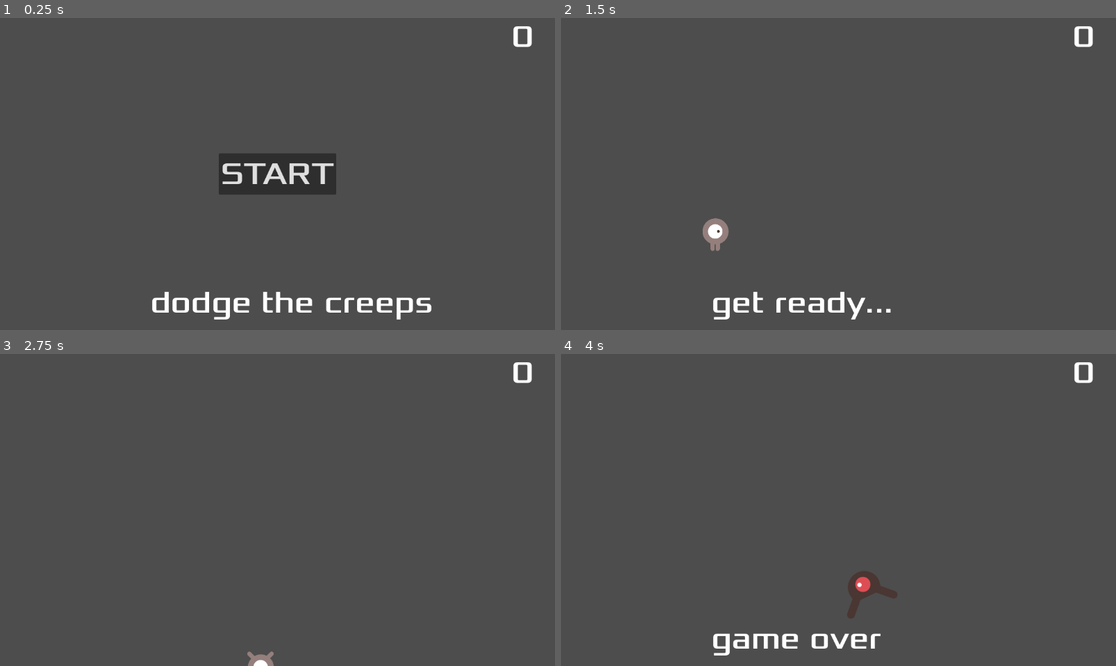
Above: before the commit, frames 1-4 (two rows, left to right).
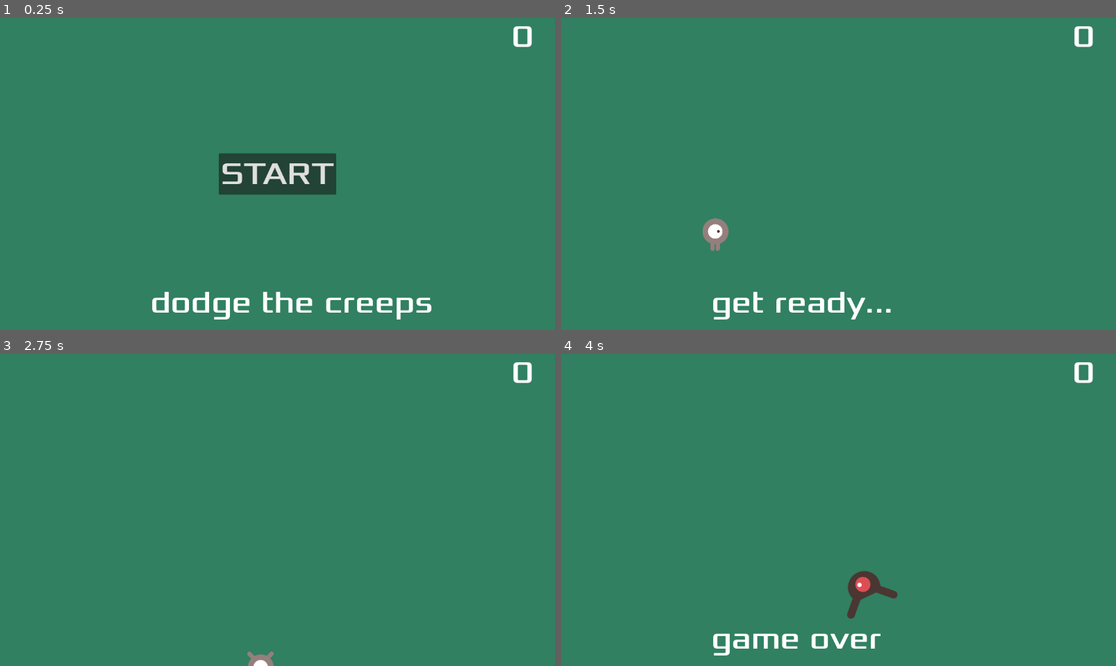
Above: after the commit, the same moments.

Repository: kylednotm/ProjectOne
Game: Godot game, scene res://main.tscn
Same seed, same stepped clock (60 frames per second), same inputs: the game is played once before the commit and once after it.
Inputs:
- Up to frame 1 (0.25 s): no input
- Up to frame 2 (1.5 s): click "START" at 0.5 s; tap Enter at 1.25 s; hold Right (move_right) from 1.28 s (still down)
- Up to frame 3 (2.75 s): release Right (move_right) at 2.03 s; hold Down (move_down) from 2.03 s (still down)
- Up to frame 4 (4 s): release Down (move_down) at 2.78 s; hold Right (move_right) 2.78-3.53 s; hold Up (move_up) from 3.53 s (still down)

The runs differ from the first frame. In frame 1, 96% of the frame differs, in the area x 0-100%, y 0-100%; in frame 2, 99%; in frame 3, 100%; in frame 4, 99%.

Commit message:
music added

Diff:
--- a/main.gd
+++ b/main.gd
@@ -18,11 +18,14 @@
 func game_over():
 	$scoretimer.stop()
 	$mobtimer.stop()
+	$music.stop()
+	$deathsound.play()
 	$hud.show_game_over()
 
 func new_game():
 	score = 0
 	$Player.start($startposition.position)
+	$music.play()
 	$starttimer.start()
 	$hud.update_score(score)
 	$hud.show_message('get ready...')
--- a/main.tscn
+++ b/main.tscn
@@ -1,8 +1,10 @@
-[gd_scene load_steps=6 format=3 uid="uid://2w4owonsbtfg"]
+[gd_scene load_steps=8 format=3 uid="uid://2w4owonsbtfg"]
 
 [ext_resource type="Script" path="res://main.gd" id="1_kw5wn"]
 [ext_resource type="PackedScene" uid="uid://dmwlybv3xftb" path="res://player.tscn" id="1_xumb3"]
 [ext_resource type="PackedScene" uid="uid://df84b4fdjvy8m" path="res://mob.tscn" id="2_semim"]
+[ext_resource type="AudioStream" uid="uid://2vmp0w4nrrqk" path="res://resources/sprites/dodge_assets/art/House In a Forest Loop.ogg" id="3_ji1cs"]
+[ext_resource type="AudioStream" uid="uid://dutbije70kes0" path="res://resources/sprites/dodge_assets/art/gameover.wav" id="4_chuvv"]
 [ext_resource type="PackedScene" uid="uid://dpn66jeho52w8" path="res://hud.tscn" id="4_cv87o"]
 
 [sub_resource type="Curve2D" id="Curve2D_g76uq"]
@@ -14,6 +16,20 @@
 [node name="main" type="Node"]
 script = ExtResource("1_kw5wn")
 mob_scene = ExtResource("2_semim")
+
+[node name="background" type="ColorRect" parent="."]
+anchors_preset = -1
+anchor_right = 1.00087
+anchor_bottom = 1.00154
+offset_bottom = 6.10352e-05
+color = Color(0.188235, 0.501961, 0.380392, 1)
+metadata/_edit_use_anchors_ = true
+
+[node name="music" type="AudioStreamPlayer2D" parent="."]
+stream = ExtResource("3_ji1cs")
+
+[node name="deathsound" type="AudioStreamPlayer2D" parent="."]
+stream = ExtResource("4_chuvv")
 
 [node name="Player" parent="." instance=ExtResource("1_xumb3")]
 
